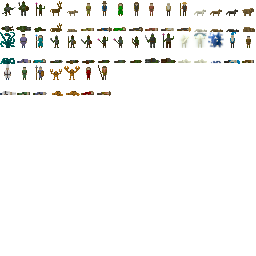
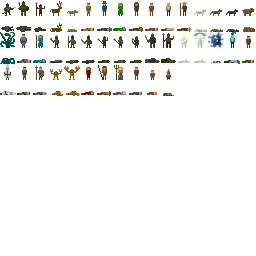
Layer changes from the first 256x256 image to the second:
painted on "Background" over <box>113,65,174,96</box>
